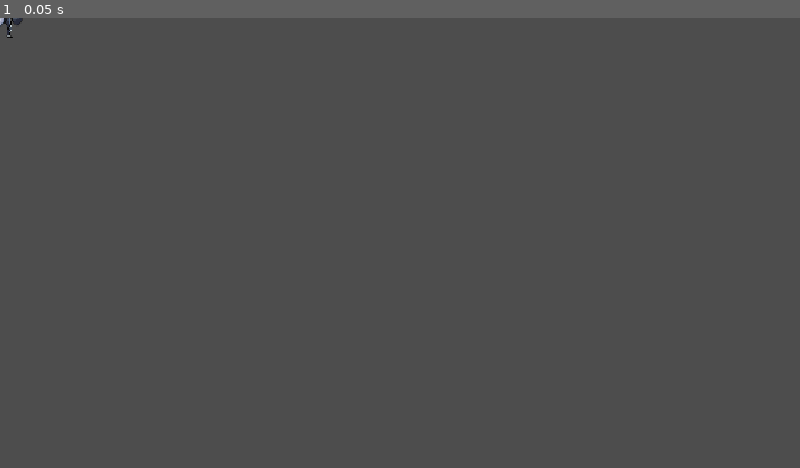
Above: before the commit, frame 1.
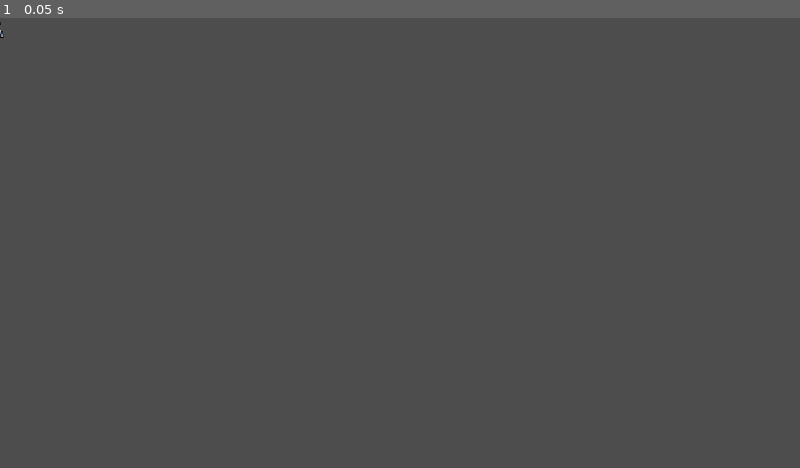
Above: after the commit, the same moment.

Repository: AdamMambetov/tower-defence-godot
Game: Godot game, scene res://scene/soldier.tscn
The game is run twice, just before and just after one commit, with the same random seed, the same clock (stepped at 60 frames per second) and the same inputs. This scene is started directly instead of the project's main scene.
Inputs:
- Up to frame 1 (0.05 s): no input

The runs differ from the first frame. In frame 1, less than 0.1% of the frame differs, in the area x 0-3%, y 0-5%.
Error before the commit: Invalid assignment of property or key 'position' with value of type 'float' on a base object of type 'Area2D'. (res://src/unit.gd:38)

Commit message:
fix BUGS!

Diff:
--- a/scene/soldier.tscn
+++ b/scene/soldier.tscn
@@ -347,6 +347,8 @@
 
 [node name="Soldier" type="Node2D"]
 script = ExtResource("1_u8ado")
+_animations_path = NodePath("SoldierArea/Animations")
+wait_attack_timer_path = NodePath("SoldierArea/WaitAttackTimer")
 _unit_area_path = NodePath("SoldierArea")
 _attack_area_path = NodePath("AttackArea")
 _attack_collision_path = NodePath("AttackArea/CollisionShape2D")
@@ -362,7 +364,7 @@
 [node name="Animations" type="AnimatedSprite2D" parent="SoldierArea"]
 position = Vector2(-35, -100)
 sprite_frames = SubResource("SpriteFrames_map1f")
-animation = &"attack_3"
+animation = &"walk"
 centered = false
 
 [node name="ShapeCast2D" type="ShapeCast2D" parent="SoldierArea"]
--- a/scene/tower.tscn
+++ b/scene/tower.tscn
@@ -690,6 +690,7 @@
 
 [node name="Tower" type="Node2D"]
 script = ExtResource("1_tfrn6")
+_tower_area_path = NodePath("TowerArea")
 
 [node name="TowerArea" type="Area2D" parent="."]
 collision_layer = 8
@@ -714,7 +715,7 @@
 shape = SubResource("RectangleShape2D_cv3lj")
 
 [node name="UnitSpawnPlayer" type="Node2D" parent="TowerArea"]
-position = Vector2(200, 0)
+position = Vector2(400, 0)
 
 [node name="UnitSpawnEnemy" type="Node2D" parent="TowerArea"]
-position = Vector2(-200, 0)
+position = Vector2(-400, 0)
--- a/src/main_map.gd
+++ b/src/main_map.gd
@@ -51,7 +51,7 @@
 func spawn_unit(is_player: bool, data: Dictionary) -> void:
 	var unit = Global.units[data.name].instantiate()
 	unit.is_player = is_player
-	unit.is_archer = data.name == "archer"
+	#unit.is_archer = data.name == "archer"
 	unit.update_info(data)
 	if is_player:
 		unit.global_position = $"Game Layer/PlayerTower".get_spawn_position()
@@ -67,7 +67,8 @@
 	_new_data_handler(result)
 
 func _on_WS_socket_closed() -> void:
-	get_tree().paused = true
+	if get_tree() != null:
+		get_tree().paused = true
 	end_game_label.text = CONNECTION_CLOSED_TEXT % [UserInfo.get_user_info().username]
 	$"UI Layer/UI/EndGame".visible = true
 
--- a/src/soldier.gd
+++ b/src/soldier.gd
@@ -2,6 +2,8 @@
 
 
 const ATTACKS = [&"attack_1", &"attack_2", &"attack_3"]
+const ANIMATIONS_POS_PLAYER = Vector2(-35, -100)
+const ANIMATIONS_POS_ENEMY = Vector2(-100, -100)
 
 @export var _animations_path: NodePath
 @onready var animations: AnimatedSprite2D = get_node(_animations_path)
@@ -17,10 +19,11 @@
 	WS.new_data_received.connect(_on_WS_new_data_recieved)
 
 	wait_attack_timer.wait_time = attack_speed
-	$ProgressBar.max_value = health
-	$ProgressBar.value = health
+	$SoldierArea/ProgressBar.max_value = health
+	$SoldierArea/ProgressBar.value = health
 
 	animations.flip_h = !is_player
+	animations.position = ANIMATIONS_POS_PLAYER if is_player else ANIMATIONS_POS_ENEMY
 	animations.play(&"run")
 
 func _physics_process(delta: float) -> void:
@@ -39,8 +42,8 @@
 				if is_instance_valid(current_enemy):
 					unit_state = UnitState.Attack
 			else:
-				unit_state = UnitState.Walk
-		UnitState.Walk:
+				unit_state = UnitState.Run
+		UnitState.Run:
 			if attack_area.has_overlapping_areas():
 				unit_state = UnitState.None
 				return
@@ -57,7 +60,7 @@
 	}
 
 func _on_set_health(_old: float, new: float) -> void:
-	$ProgressBar.value = new
+	$SoldierArea/ProgressBar.value = new
 	if new <= 0:
 		var current_frame = animations \
 				.sprite_frames \
--- a/src/tower.gd
+++ b/src/tower.gd
@@ -11,7 +11,7 @@
 		health = value
 		if health <= 0.0:
 			health = 0.0
-		$PlayerHealthBar.value = health
+		$TowerArea/PlayerHealthBar.value = health
 
 @export var _tower_area_path: NodePath
 @onready var tower_area: Area2D = get_node(_tower_area_path)
@@ -26,9 +26,9 @@
 
 
 func get_spawn_position() -> Vector2:
-	var result = $"UnitSpawnPlayer".global_position \
+	var result = $TowerArea/UnitSpawnPlayer.global_position \
 		if tower_area.get_collision_layer_value(2) \
-		else $"UnitSpawnEnemy".global_position
+		else $TowerArea/UnitSpawnEnemy.global_position
 	result.y += randf_range(spawn_range_y.x, spawn_range_y.y)
 	return result
 
--- a/src/unit.gd
+++ b/src/unit.gd
@@ -35,8 +35,8 @@
 	unit_area.set_collision_mask_value(3, is_player)
 	attack_area.set_collision_mask_value(2, !is_player)
 	attack_area.set_collision_mask_value(3, is_player)
-	attack_area.position = attack_collision.shape.size.x / 2
-	attack_area.position *= -1 if !is_player else 1
+	attack_area.position.x = attack_collision.shape.size.x / 2
+	attack_area.position.x *= -1 if !is_player else 1
 
 func _physics_process(delta: float) -> void:
 	if unit_area.has_overlapping_areas():
@@ -63,7 +63,7 @@
 
 func _on_set_health(old: float, new: float) -> void:
 	prints(id, old, new)
-	$Label.text = str(int(new))
+	$UnitArea/Label.text = str(int(new))
 	if new <= 0:
 		queue_free()
 
